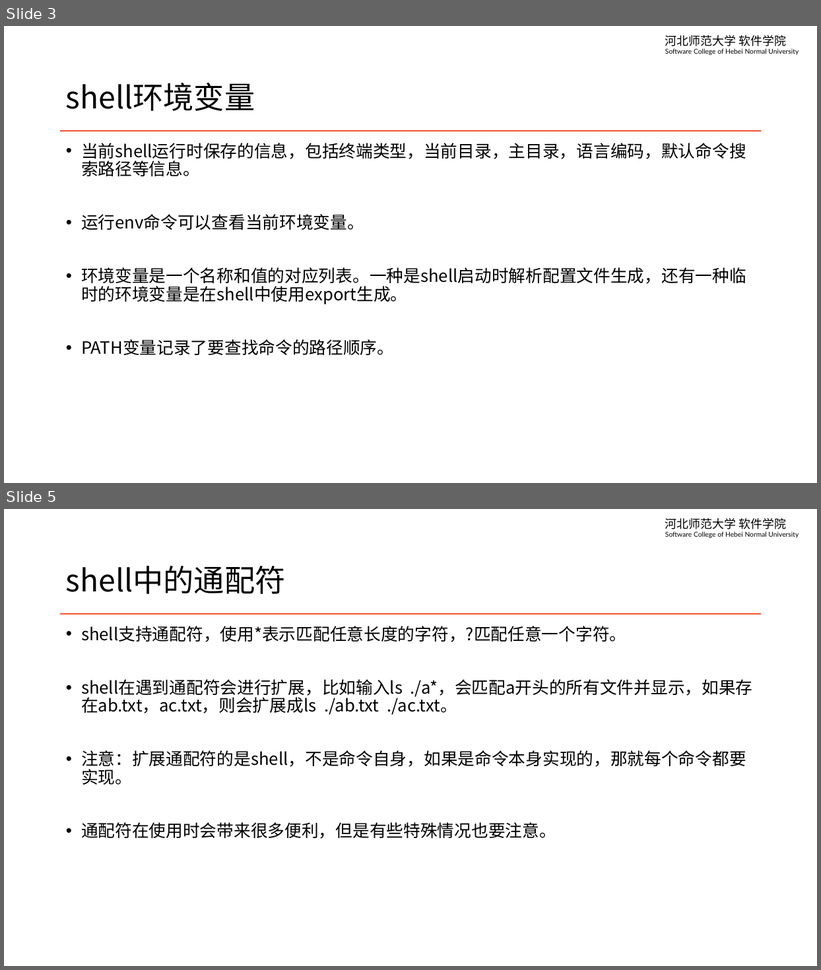
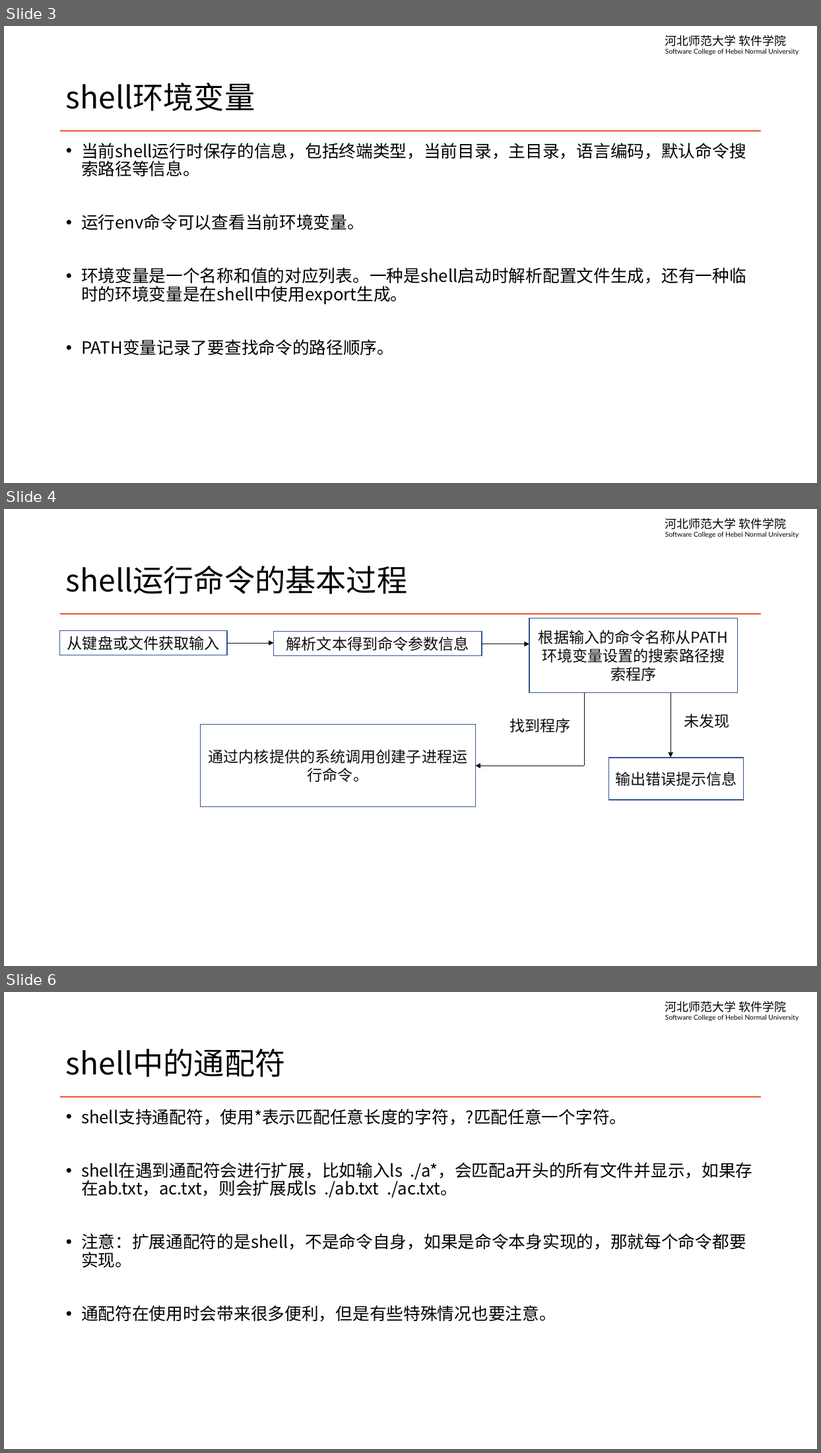
Before and after one commit to edu2act/course-linux-system, a slide deck: materials/slides/ch11-how-does-shell-run-a-command.pptx. Shown one above the other, each under a label of ours: slides 3 and 5 before the commit, slides 3, 4 and 6 after it; the slides between them are not shown. The pictures are 821x970 and 821x1453 pixels, drawn with LibreOffice and Linux fonts; fonts in the diff are those of the drawing. Boxes give left, top, right and bottom in pixels: in the first picture for what was removed or moved away, otherwise in the second. Text is boxed around its words. In the diff, an @@ line names an element or a change of style, - is before the commit and + after.

```diff
--- a/materials/slides/ch11-how-does-shell-run-a-command.pptx
+++ b/materials/slides/ch11-how-does-shell-run-a-command.pptx
@@ slide 4 added at [4, 509, 817, 966], background #FFFFFF; not listed: 2 template elements that a slide beside it also shows @@
@@ title added at [66, 566, 407, 594], 36 pt, text #000000 @@
+shell运行命令的基本过程
@@ rectangle added at [530, 618, 738, 692], fill #FFFFFF, outline #325491 1 pt, 18 pt, text #0D0D0D @@
+根据输入的命令名称从PATH环境变量设置的搜索路径搜索程序
@@ rectangle added at [60, 631, 227, 655], fill #FFFFFF, outline #325491 1 pt, 18 pt, text #0D0D0D @@
+从键盘或文件获取输入
@@ arrow added from (227, 643) to (274, 643), #0D0D0D 0.5 pt @@
@@ rectangle added at [274, 632, 482, 656], fill #FFFFFF, outline #325491 1 pt, 18 pt, text #0D0D0D @@
+解析文本得到命令参数信息
@@ arrow added from (482, 644) to (530, 644), #0D0D0D 0.5 pt @@
@@ line added from (585, 693) to (585, 766), #0D0D0D 0.5 pt @@
@@ arrow added from (671, 693) to (671, 758), #0D0D0D 0.5 pt @@
@@ rectangle added at [201, 724, 475, 807], fill #FFFFFF, outline #325491 1 pt, 18 pt, text #0D0D0D @@
+通过内核提供的系统调用创建子进程运行命令。
@@ rectangle added at [501, 714, 580, 738], fill #FFFFFF, outline #FFFFFF 1 pt, 18 pt, text #0D0D0D @@
+找到程序
@@ rectangle added at [677, 709, 738, 733], fill #FFFFFF, outline #FFFFFF 1 pt, 18 pt, text #0D0D0D @@
+未发现
@@ arrow added from (584, 766) to (475, 766), #0D0D0D 0.5 pt @@
@@ rectangle added at [609, 758, 744, 800], fill #FFFFFF, outline #325491 1 pt, 18 pt, text #0D0D0D @@
+输出错误提示信息
@@ what was slide 5 is now slide 6 @@
```
Also in this commit, not shown: 1 slide changed.
